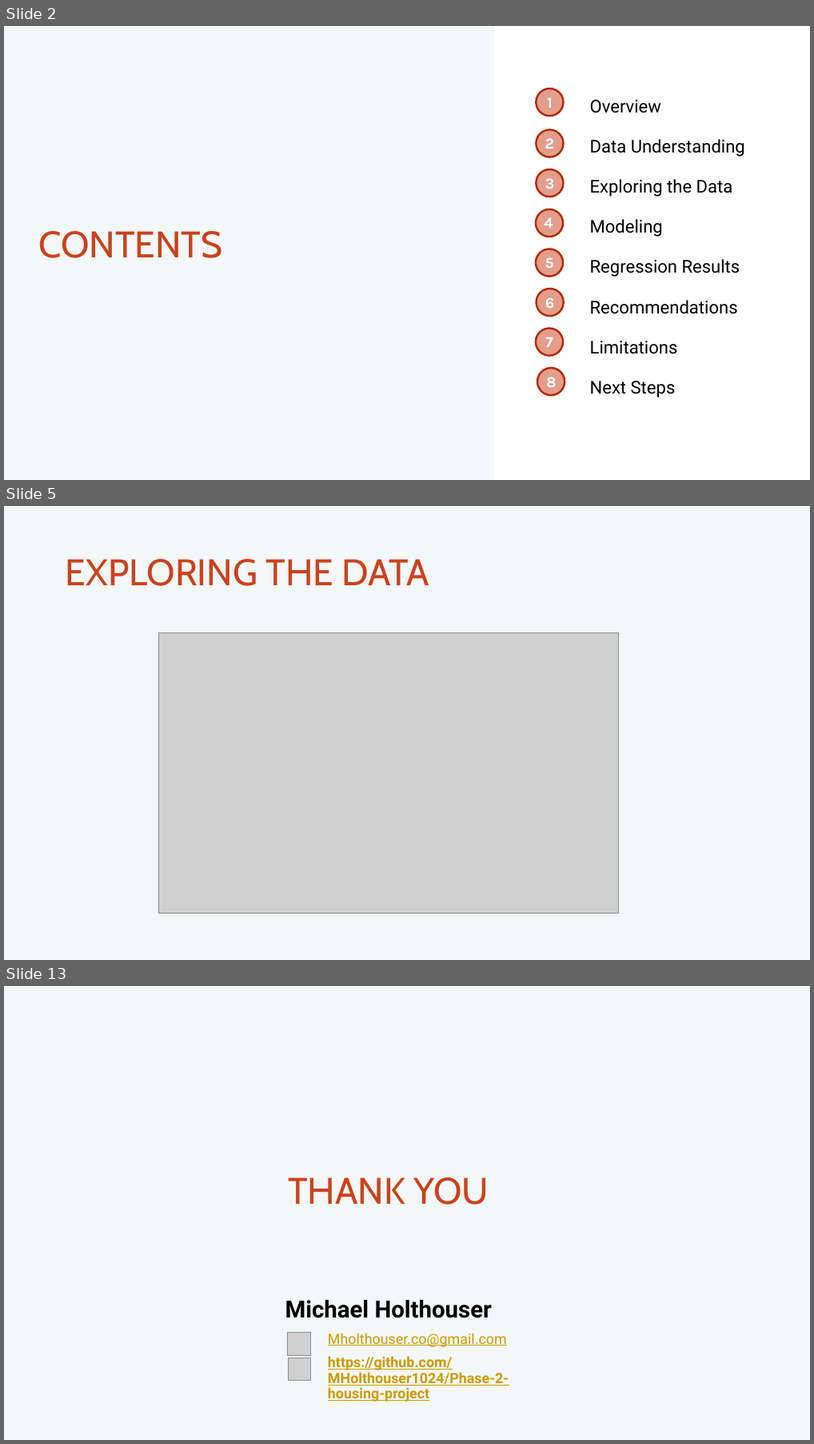
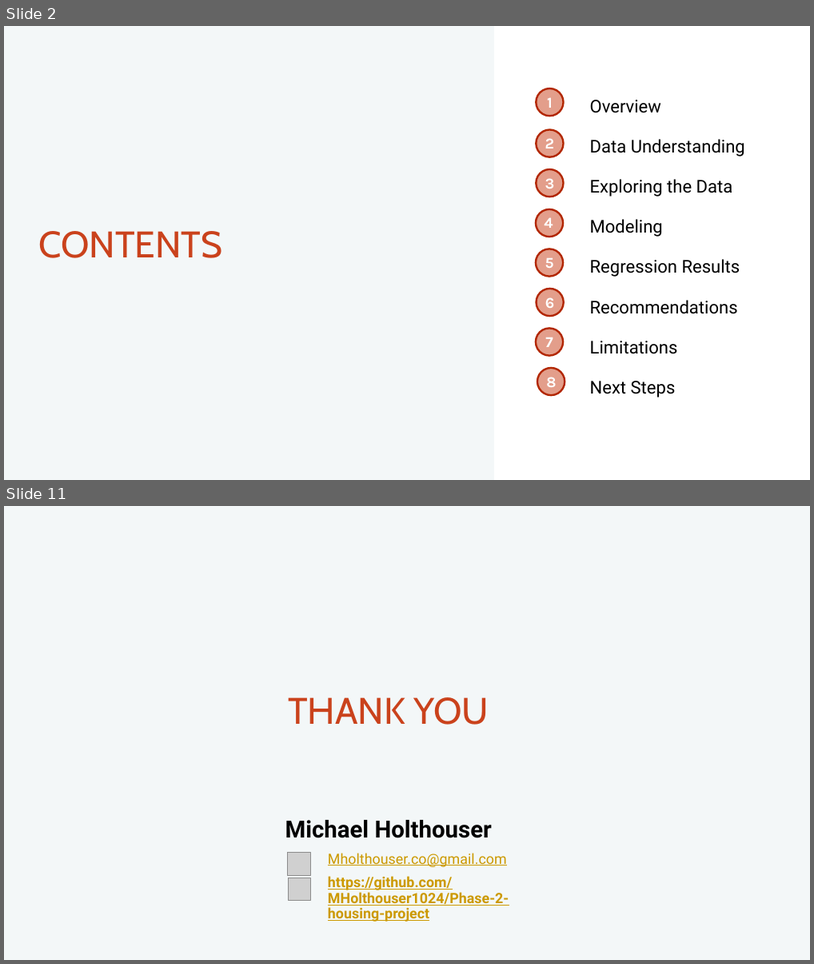
Before and after one commit to MHolthouser1024/Phase-2-housing-project, a slide deck: Presentation.pptx. Shown one above the other, each under a label of ours: slides 2, 5 and 13 before the commit, slides 2 and 11 after it; the slides between them are not shown. The pictures are 814x1444 and 814x964 pixels, drawn with LibreOffice and Linux fonts; fonts in the diff are those of the drawing; grey boxes stand for pictures. Boxes give left, top, right and bottom in pixels: in the first picture for what was removed or moved away, otherwise in the second. Text is boxed around its words. In the diff, an @@ line names an element or a change of style, - is before the commit and + after.

```diff
--- a/Presentation.pptx
+++ b/Presentation.pptx
@@ slide 5 removed at <box>4,506,810,960</box>, background #F3F7F8 @@
@@ text removed at <box>66,559,430,586</box> @@
-EXPLORING THE DATA
@@ picture removed at <box>159,633,618,913</box> @@
@@ what was slide 13 is now slide 11 @@
```
Also in this commit, not shown: 4 slides changed, 4 slides added, 5 other slides removed.
